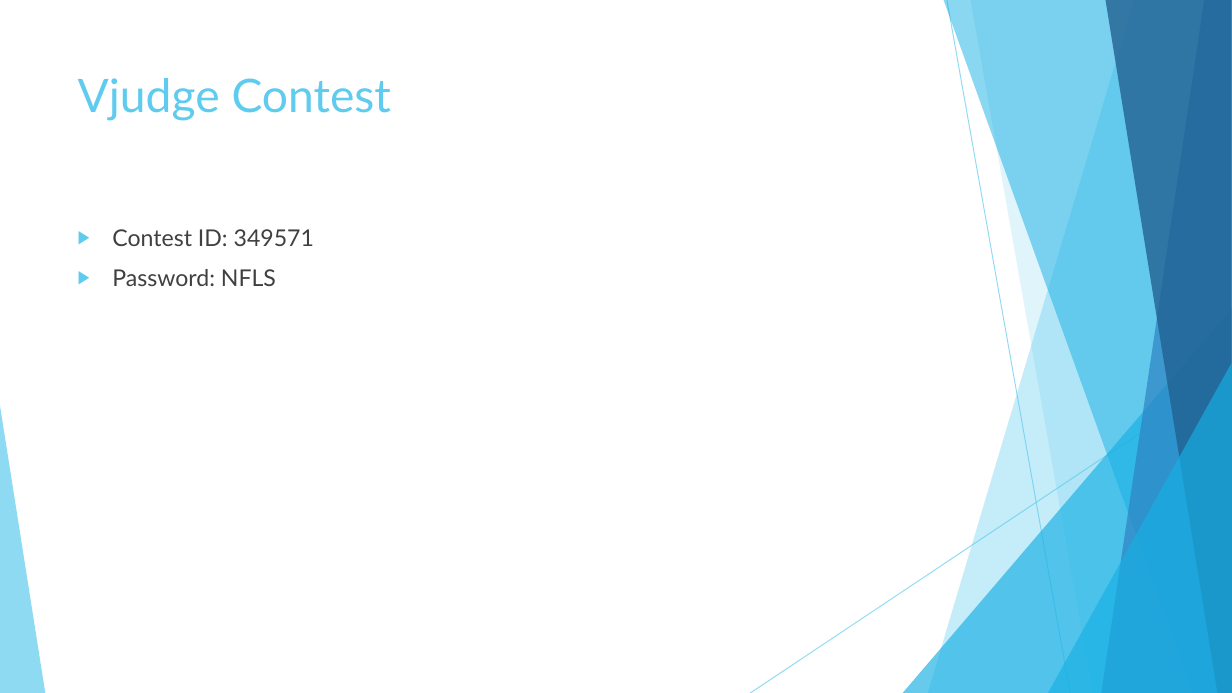
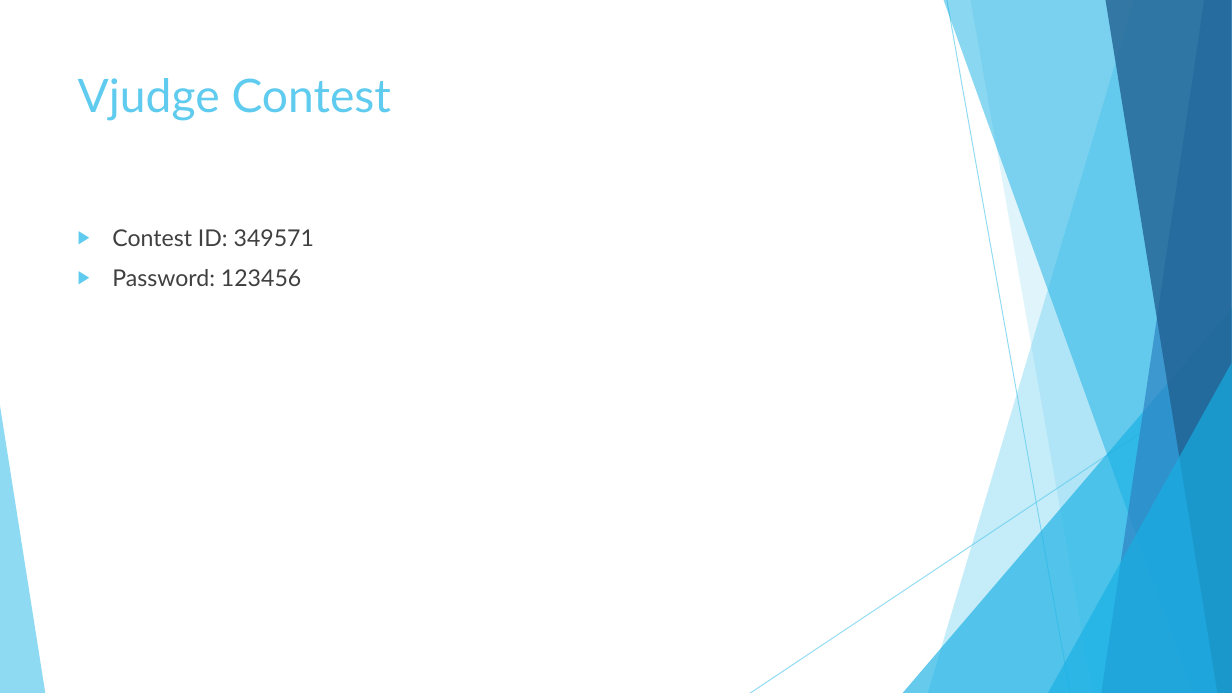
Before and after one commit to NJU-PPT-Maker/OI-PPT, a slide deck: slide 18 of slides/Data Structure/线段树.pptx (slide 13 before the commit). Drawn at 1232x693 pixels with LibreOffice and Linux fonts; fonts in the diff are those of the drawing. Boxes give left, top, right and bottom in pixels: in the first picture for what was removed or moved away, otherwise in the second. Text is boxed around its words. In the diff, an @@ line names an element or a change of style, - is before the commit and + after.

```diff
--- a/slides/Data Structure/线段树.pptx
+++ b/slides/Data Structure/线段树.pptx
@@ text at (x1=112, y1=269, x2=301, y2=286): text changed @@
-▶ Password: NFLS
+▶ Password: 123456
```
Also in this commit, not shown: 2 other slides changed, 5 slides added, 2 other files.
